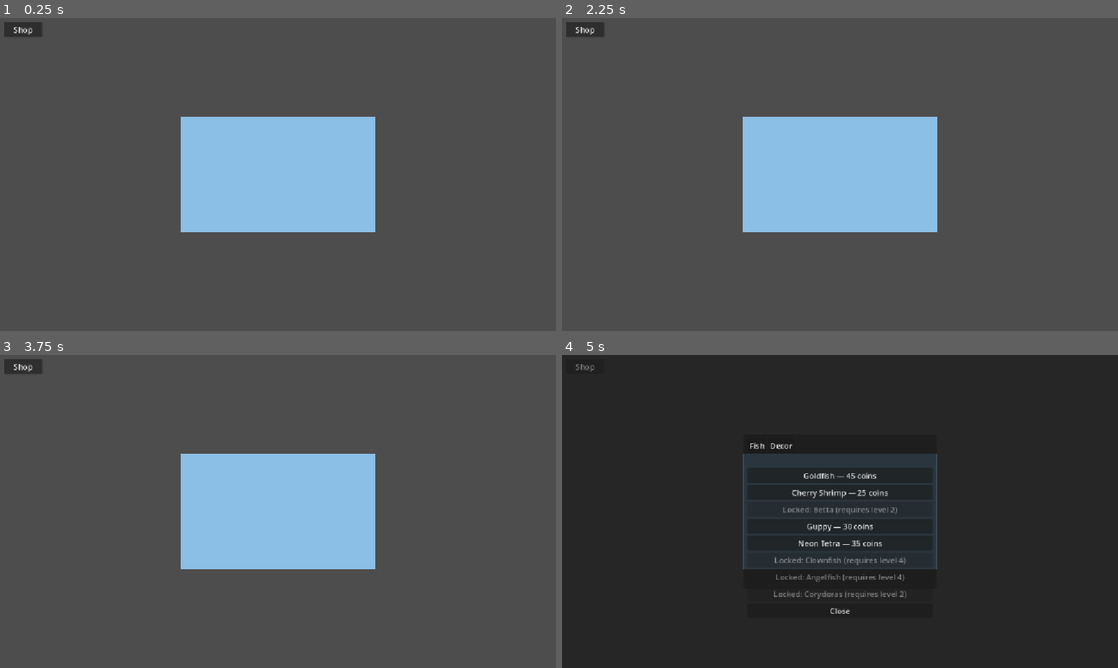
Above: before the commit, frames 1-4 (two rows, left to right).
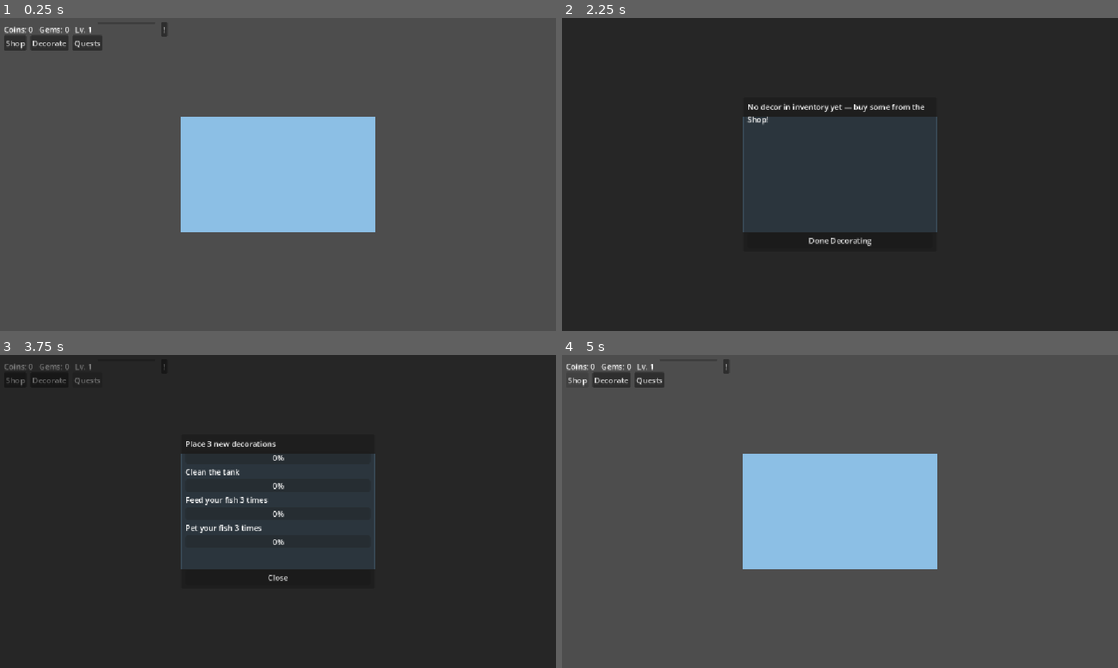
Above: after the commit, the same moments.

Repository: iqbaleff214/godot-fish-society
Game: Godot game, scene res://scenes/tank/TankView.tscn
Same seed, same stepped clock (60 frames per second), same inputs: the game is played once before the commit and once after it. The project has no main scene, so this scene is started directly.
Inputs (mouse positions are in pixels of both pictures, inside the frame that each line leads up to):
- Up to frame 1 (0.25 s): no input
- Up to frame 2 (2.25 s): click "Shop" at 0.5 s; click (728, 30) at 1.25 s, where only the run after the commit has a clickable "!"; click (612, 43) at 2 s, where only the run after the commit has a clickable "Decorate"
- Up to frame 3 (3.75 s): click (278, 577) at 2.75 s, where only the run after the commit has a clickable "Done Decorating"; click (88, 380) at 3.5 s, where only the run after the commit has a clickable "Quests"
- Up to frame 4 (5 s): click "Shop" at 4.25 s

The runs differ from the first frame. In frame 1, 1.0% of the frame differs, in the area x 0-30%, y 1-11%; in frame 2, 100%, in the area x 0-100%, y 0-100%; in frame 3, 100%; in frame 4, 99%.

Commit message:
feat: UI/HUD

Diff:
--- a/data/GameState.gd
+++ b/data/GameState.gd
@@ -1,3 +1,10 @@
 extends Node
 ## Autoload: current scene/session state (not persisted).
 ## Fields added per-feature as later tasks need them (see TASKS.md Phase 1).
+
+## True while the player is in Decorate Mode (TASKS.md 7.4). Gates
+## Decoration drag/remove (only meaningful in this mode) and Fish
+## pet / feed-drop / tank-clean (only meaningful outside it) so a single
+## click can't be interpreted as two different actions at once — the
+## "no tool-selection UI exists yet" gap flagged since task 4.
+var decorate_mode_active: bool = false
--- a/scenes/tank/TankView.tscn
+++ b/scenes/tank/TankView.tscn
@@ -1,12 +1,14 @@
-[gd_scene load_steps=6 format=3]
+[gd_scene load_steps=7 format=3]
 
 [ext_resource type="PackedScene" path="res://scenes/tank/Tank.tscn" id="1_tank"]
 [ext_resource type="Script" path="res://scripts/tank/tank_manager.gd" id="2_tank_manager"]
 [ext_resource type="Script" path="res://scripts/tank/feeding_manager.gd" id="3_feeding_manager"]
 [ext_resource type="Script" path="res://scripts/economy/shop_manager.gd" id="4_shop_manager"]
-[ext_resource type="PackedScene" path="res://scenes/ui/Shop.tscn" id="5_shop_ui"]
+[ext_resource type="PackedScene" path="res://scenes/ui/HUD.tscn" id="5_hud"]
+[ext_resource type="Script" path="res://scripts/tank/tank_view.gd" id="6_tank_view"]
 
 [node name="TankView" type="Node2D"]
+script = ExtResource("6_tank_view")
 
 [node name="Camera2D" type="Camera2D" parent="."]
 position = Vector2(200, 120)
@@ -25,11 +27,4 @@
 
 [node name="HUDAnchor" type="CanvasLayer" parent="."]
 
-[node name="OpenShopButton" type="Button" parent="HUDAnchor"]
-offset_left = 8.0
-offset_top = 8.0
-offset_right = 88.0
-offset_bottom = 40.0
-text = "Shop"
-
-[node name="Shop" parent="HUDAnchor" instance=ExtResource("5_shop_ui")]
+[node name="HUD" parent="HUDAnchor" instance=ExtResource("5_hud")]
--- /dev/null
+++ b/scenes/ui/HUD.tscn
@@ -0,0 +1,68 @@
+[gd_scene load_steps=5 format=3]
+
+[ext_resource type="Script" path="res://scripts/ui/hud.gd" id="1_script"]
+[ext_resource type="PackedScene" path="res://scenes/ui/Shop.tscn" id="2_shop"]
+[ext_resource type="PackedScene" path="res://scenes/ui/Inventory.tscn" id="3_inventory"]
+[ext_resource type="PackedScene" path="res://scenes/ui/Quests.tscn" id="4_quests"]
+
+[node name="HUD" type="Control"]
+anchor_right = 1.0
+anchor_bottom = 1.0
+mouse_filter = 2
+script = ExtResource("1_script")
+
+[node name="TopBar" type="HBoxContainer" parent="."]
+anchor_right = 1.0
+offset_left = 8.0
+offset_top = 8.0
+offset_right = -8.0
+offset_bottom = 32.0
+theme_override_constants/separation = 12
+
+[node name="CoinsLabel" type="Label" parent="TopBar"]
+layout_mode = 2
+text = "Coins: 0"
+
+[node name="GemsLabel" type="Label" parent="TopBar"]
+layout_mode = 2
+text = "Gems: 0"
+
+[node name="LevelLabel" type="Label" parent="TopBar"]
+layout_mode = 2
+text = "Lv. 1"
+
+[node name="XPBar" type="ProgressBar" parent="TopBar"]
+custom_minimum_size = Vector2(120, 0)
+layout_mode = 2
+show_percentage = false
+
+[node name="NotificationBell" type="Button" parent="TopBar"]
+layout_mode = 2
+text = "!"
+tooltip_text = "TODO: asset — notification bell (Phase 2/3, no behavior yet)"
+
+[node name="ButtonRow" type="HBoxContainer" parent="."]
+anchor_top = 0.0
+offset_left = 8.0
+offset_top = 36.0
+offset_right = 300.0
+offset_bottom = 68.0
+theme_override_constants/separation = 8
+
+[node name="ShopButton" type="Button" parent="ButtonRow"]
+layout_mode = 2
+text = "Shop"
+
+[node name="InventoryButton" type="Button" parent="ButtonRow"]
+layout_mode = 2
+text = "Decorate"
+
+[node name="QuestsButton" type="Button" parent="ButtonRow"]
+layout_mode = 2
+text = "Quests"
+
+[node name="Shop" parent="." instance=ExtResource("2_shop")]
+
+[node name="Inventory" parent="." instance=ExtResource("3_inventory")]
+
+[node name="Quests" parent="." instance=ExtResource("4_quests")]
--- /dev/null
+++ b/scenes/ui/Inventory.tscn
@@ -0,0 +1,49 @@
+[gd_scene load_steps=2 format=3]
+
+[ext_resource type="Script" path="res://scripts/ui/inventory_ui.gd" id="1_script"]
+
+[node name="Inventory" type="Control"]
+anchor_right = 1.0
+anchor_bottom = 1.0
+mouse_filter = 2
+script = ExtResource("1_script")
+
+[node name="Dimmer" type="ColorRect" parent="."]
+anchor_right = 1.0
+anchor_bottom = 1.0
+mouse_filter = 0
+color = Color(0, 0, 0, 0.5)
+
+[node name="Panel" type="Panel" parent="."]
+anchor_left = 0.5
+anchor_top = 0.5
+anchor_right = 0.5
+anchor_bottom = 0.5
+offset_left = -200.0
+offset_top = -160.0
+offset_right = 200.0
+offset_bottom = 160.0
+
+[node name="Margin" type="MarginContainer" parent="Panel"]
+anchor_right = 1.0
+anchor_bottom = 1.0
+offset_left = 8.0
+offset_top = 8.0
+offset_right = -8.0
+offset_bottom = -8.0
+
+[node name="VBox" type="VBoxContainer" parent="Panel/Margin"]
+layout_mode = 2
+
+[node name="EmptyLabel" type="Label" parent="Panel/Margin/VBox"]
+layout_mode = 2
+text = "No decor in inventory yet — buy some from the Shop!"
+autowrap_mode = 2
+
+[node name="ItemList" type="VBoxContainer" parent="Panel/Margin/VBox"]
+layout_mode = 2
+size_flags_vertical = 3
+
+[node name="DoneButton" type="Button" parent="Panel/Margin/VBox"]
+layout_mode = 2
+text = "Done Decorating"
--- /dev/null
+++ b/scenes/ui/Quests.tscn
@@ -0,0 +1,44 @@
+[gd_scene load_steps=2 format=3]
+
+[ext_resource type="Script" path="res://scripts/ui/quests_ui.gd" id="1_script"]
+
+[node name="Quests" type="Control"]
+anchor_right = 1.0
+anchor_bottom = 1.0
+mouse_filter = 2
+script = ExtResource("1_script")
+
+[node name="Dimmer" type="ColorRect" parent="."]
+anchor_right = 1.0
+anchor_bottom = 1.0
+mouse_filter = 0
+color = Color(0, 0, 0, 0.5)
+
+[node name="Panel" type="Panel" parent="."]
+anchor_left = 0.5
+anchor_top = 0.5
+anchor_right = 0.5
+anchor_bottom = 0.5
+offset_left = -200.0
+offset_top = -160.0
+offset_right = 200.0
+offset_bottom = 160.0
+
+[node name="Margin" type="MarginContainer" parent="Panel"]
+anchor_right = 1.0
+anchor_bottom = 1.0
+offset_left = 8.0
+offset_top = 8.0
+offset_right = -8.0
+offset_bottom = -8.0
+
+[node name="VBox" type="VBoxContainer" parent="Panel/Margin"]
+layout_mode = 2
+
+[node name="QuestList" type="VBoxContainer" parent="Panel/Margin/VBox"]
+layout_mode = 2
+size_flags_vertical = 3
+
+[node name="CloseButton" type="Button" parent="Panel/Margin/VBox"]
+layout_mode = 2
+text = "Close"
--- a/scripts/economy/shop_ui.gd
+++ b/scripts/economy/shop_ui.gd
@@ -1,14 +1,14 @@
 class_name ShopUI
 extends Control
-## Shop panel controller (TASKS.md 5.3): tab switch, full catalog list with
-## locked items shown-but-disabled, purchase attempt + feedback. Task 7.2
-## owns polishing this into the full HUD/modal-stacking flow — this is the
-## functional core.
+## Shop panel controller (TASKS.md 5.3/7.2): tab switch, full catalog list
+## with locked items shown-but-disabled, purchase attempt + feedback,
+## single-modal coordination via HUD (open()/close() called externally).
 
 enum Tab { FISH, DECOR }
 
-@export var shop_manager_path: NodePath = ^"../../ShopManager"
-@onready var shop_manager: ShopManager = get_node_or_null(shop_manager_path)
+## Assigned externally by tank_view.gd after instancing (TASKS.md 7.1) —
+## simpler and less fragile than a NodePath tied to exact scene nesting depth.
+var shop_manager: ShopManager
 
 @onready var fish_tab_button: Button = $Panel/Margin/VBox/TabRow/FishTabButton
 @onready var decor_tab_button: Button = $Panel/Margin/VBox/TabRow/DecorTabButton
@@ -26,12 +26,6 @@
 	decor_tab_button.pressed.connect(_switch_tab.bind(Tab.DECOR))
 	close_button.pressed.connect(close)
 	dimmer.gui_input.connect(_on_dimmer_input)
-
-	# Placeholder open-trigger until task 7.1's real HUD exists — see
-	# TankView.tscn's "OpenShopButton" sibling under HUDAnchor.
-	var trigger := get_parent().get_node_or_null("OpenShopButton")
-	if trigger != null:
-		trigger.pressed.connect(open)
 
 
 func open() -> void:
@@ -55,10 +49,14 @@
 
 
 func _refresh_list() -> void:
-	# Immediate free (not queue_free) so back-to-back tab switches within the
-	# same frame can't see stale not-yet-freed buttons via get_children().
+	# remove_child() first so get_children() reflects the change immediately
+	# (avoids stale-children bugs on back-to-back refreshes within one
+	# frame), then queue_free() to actually destroy them — plain free()
+	# can error if this ever runs from inside one of these buttons' own
+	# "pressed" handler (Godot won't free an object mid-signal-call).
 	for child in item_list.get_children():
-		child.free()
+		item_list.remove_child(child)
+		child.queue_free()
 
 	if shop_manager == null:
 		return
--- a/scripts/fish/fish.gd
+++ b/scripts/fish/fish.gd
@@ -134,6 +134,8 @@
 
 
 func _on_click_area_input_event(_viewport: Node, event: InputEvent, _shape_idx: int) -> void:
+	if GameState.decorate_mode_active:
+		return
 	if not (event is InputEventMouseButton):
 		return
 	var mb := event as InputEventMouseButton
--- a/scripts/tank/decoration.gd
+++ b/scripts/tank/decoration.gd
@@ -60,6 +60,8 @@
 
 
 func _on_click_area_input_event(_viewport: Node, event: InputEvent, _shape_idx: int) -> void:
+	if not GameState.decorate_mode_active:
+		return
 	if not (event is InputEventMouseButton):
 		return
 	var mb := event as InputEventMouseButton
@@ -75,6 +77,10 @@
 
 func _unhandled_input(event: InputEvent) -> void:
 	if not _dragging:
+		return
+	if not GameState.decorate_mode_active:
+		_dragging = false
+		_end_drag()
 		return
 	if event is InputEventMouseMotion:
 		global_position = get_global_mouse_position() - _drag_offset
--- a/scripts/tank/feeding_manager.gd
+++ b/scripts/tank/feeding_manager.gd
@@ -2,9 +2,10 @@
 extends Node
 ## Feed action: click in the tank's water to drop food; the nearest fish
 ## below HUNGER_THRESHOLD swims to it and eats (TASKS.md 4.1).
-## MVP placeholder: any click in the water drops food. Once a food/inventory
-## selection UI exists (5.3/7.2), this should gate on "a food item is
-## selected" first rather than firing on every click.
+## MVP placeholder: any click in the water drops food (gated off only by
+## Decorate Mode, TASKS.md 7.4). Once a food-selection UI exists, this
+## should also gate on "a food item is selected" rather than firing on
+## every click.
 
 const FOOD_SCENE: PackedScene = preload("res://scenes/tank/Food.tscn")
 const HUNGER_THRESHOLD := 90.0
@@ -14,6 +15,8 @@
 
 
 func _unhandled_input(event: InputEvent) -> void:
+	if GameState.decorate_mode_active:
+		return
 	if not (event is InputEventMouseButton):
 		return
 	var mb := event as InputEventMouseButton
--- a/scripts/tank/tank.gd
+++ b/scripts/tank/tank.gd
@@ -83,12 +83,13 @@
 
 
 func _on_glass_click_area_input_event(_viewport: Node, event: InputEvent, _shape_idx: int) -> void:
-	# GlassClickArea deliberately spans the whole tank (you can wipe the
-	# glass anywhere), so it can overlap Fish/Decoration click areas at the
-	# same point. Bail if one of those more-specific handlers already
-	# claimed this input. (No UI tool-selection exists yet — TASKS.md 5.3/7.x
-	# — to explicitly disambiguate "feed" vs "clean" vs "pet" intent; this
-	# ordering guard is the best available MVP-placeholder resolution.)
+	# Care actions (clean/feed/pet) only apply outside Decorate Mode
+	# (TASKS.md 7.4). GlassClickArea also deliberately spans the whole tank
+	# (you can wipe the glass anywhere), so it can overlap Fish/Decoration
+	# click areas at the same point — bail if one of those more-specific
+	# handlers already claimed this input.
+	if GameState.decorate_mode_active:
+		return
 	if get_viewport().is_input_handled():
 		return
 	if not (event is InputEventMouseButton):
--- /dev/null
+++ b/scripts/tank/tank_view.gd
@@ -0,0 +1,13 @@
+extends Node2D
+## Root gameplay scene (TASKS.md 2.2). Wires cross-references between
+## sibling managers and the HUD's panels after everything's instanced —
+## simpler and less fragile than NodePath math tied to exact nesting depth.
+
+@onready var tank_manager: TankManager = $TankManager
+@onready var shop_manager: ShopManager = $ShopManager
+@onready var hud: HUD = $HUDAnchor/HUD
+
+
+func _ready() -> void:
+	hud.shop_ui.shop_manager = shop_manager
+	hud.inventory_ui.tank_manager = tank_manager
--- /dev/null
+++ b/scripts/ui/hud.gd
@@ -0,0 +1,84 @@
+class_name HUD
+extends Control
+## Persistent HUD overlay (TASKS.md 7.1): currency/XP display driven purely
+## by EventBus signals (no polling), mode buttons, and single-modal
+## coordination across Shop/Inventory/Quests (TASKS.md 7.2/7.3/7.4/7.5) —
+## opening one closes any other that's open. Opening Inventory also enters
+## Decorate Mode and hides this HUD's own top bar/buttons ("hides HUD
+## clutter" per 7.4's DoD); closing it exits Decorate Mode again.
+
+@onready var top_bar: Control = $TopBar
+@onready var coins_label: Label = $TopBar/CoinsLabel
+@onready var gems_label: Label = $TopBar/GemsLabel
+@onready var level_label: Label = $TopBar/LevelLabel
+@onready var xp_bar: ProgressBar = $TopBar/XPBar
+@onready var notification_bell: Button = $TopBar/NotificationBell  # TODO: stub for Phase 2/3, no behavior yet
+
+@onready var button_row: Control = $ButtonRow
+@onready var shop_button: Button = $ButtonRow/ShopButton
+@onready var inventory_button: Button = $ButtonRow/InventoryButton
+@onready var quests_button: Button = $ButtonRow/QuestsButton
+
+@onready var shop_ui: ShopUI = $Shop
+@onready var inventory_ui: InventoryUI = $Inventory
+@onready var quests_ui: QuestsUI = $Quests
+
+
+func _ready() -> void:
+	shop_button.pressed.connect(_open_panel.bind(shop_ui))
+	quests_button.pressed.connect(_open_panel.bind(quests_ui))
+	inventory_button.pressed.connect(_open_decorate_mode)
+	inventory_ui.closed.connect(_on_inventory_closed)
+
+	EventBus.currency_changed.connect(_on_currency_changed)
+	EventBus.level_up.connect(_on_level_up)
+
+	_refresh_currency()
+	_refresh_xp()
+
+
+func _refresh_currency() -> void:
+	coins_label.text = "Coins: %d" % PlayerData.coins
+	gems_label.text = "Gems: %d" % PlayerData.gems
+
+
+func _refresh_xp() -> void:
+	level_label.text = "Lv. %d" % PlayerData.level
+	var current_floor := PlayerLevel.xp_required_for_level(PlayerData.level)
+	var next_floor := PlayerLevel.xp_required_for_level(PlayerData.level + 1)
+	xp_bar.min_value = 0
+	xp_bar.max_value = maxi(next_floor - current_floor, 1)
+	xp_bar.value = PlayerData.xp - current_floor
+
+
+func _on_currency_changed(_type: DecorItem.CurrencyType, _new_amount: int) -> void:
+	_refresh_currency()
+
+
+func _on_level_up(_new_level: int) -> void:
+	_refresh_xp()
+
+
+func _open_panel(panel: Control) -> void:
+	_close_all_panels()
+	panel.open()
+
+
+func _open_decorate_mode() -> void:
+	_close_all_panels()
+	GameState.decorate_mode_active = true
+	top_bar.visible = false
+	button_row.visible = false
+	inventory_ui.open()
+
+
+func _on_inventory_closed() -> void:
+	GameState.decorate_mode_active = false
+	top_bar.visible = true
+	button_row.visible = true
+
+
+func _close_all_panels() -> void:
+	shop_ui.close()
+	inventory_ui.close()
+	quests_ui.close()
--- /dev/null
+++ b/scripts/ui/inventory_ui.gd
@@ -0,0 +1,74 @@
+class_name InventoryUI
+extends Control
+## Inventory panel (TASKS.md 5.4/7.3) that doubles as the Decorate Mode UI
+## (TASKS.md 7.4): selecting an item places it in the tank at a default
+## position, then Decoration's own drag-to-reposition (gated on
+## GameState.decorate_mode_active, TASKS.md 2.3/7.4) lets the player fine
+## -tune it. Closing this panel exits Decorate Mode (HUD listens for
+## `closed`) — "persists layout to PlayerData" per the 7.4 DoD has nothing
+## to persist to yet (task 8.1 owns the save schema), so there's no explicit
+## save call here; the tank's live node state already reflects the layout.
+
+signal closed
+
+const DEFAULT_PLACEMENT_POSITION := Vector2(200, 150)
+
+## Assigned externally by tank_view.gd after instancing (TASKS.md 7.1).
+var tank_manager: TankManager
+
+@onready var dimmer: ColorRect = $Dimmer
+@onready var item_list: VBoxContainer = $Panel/Margin/VBox/ItemList
+@onready var empty_label: Label = $Panel/Margin/VBox/EmptyLabel
+@onready var done_button: Button = $Panel/Margin/VBox/DoneButton
+
+
+func _ready() -> void:
+	visible = false
+	done_button.pressed.connect(close)
+	dimmer.gui_input.connect(_on_dimmer_input)
+
+
+func open() -> void:
+	visible = true
+	_refresh_list()
+
+
+func close() -> void:
+	visible = false
+	closed.emit()
+
+
+func _on_dimmer_input(event: InputEvent) -> void:
+	if event is InputEventMouseButton and event.pressed:
+		close()
+
+
+func _refresh_list() -> void:
+	# remove_child() first so get_children() reflects the change immediately
+	# (avoids stale-children bugs on back-to-back refreshes within one
+	# frame — see ShopUI's _refresh_list), then queue_free() to actually
+	# destroy them — plain free() would error here since this can run from
+	# inside the very button's own "pressed" signal handler (_place_item),
+	# and Godot won't free an object still processing a signal call.
+	for child in item_list.get_children():
+		item_list.remove_child(child)
+		child.queue_free()
+
+	empty_label.visible = PlayerData.inventory.is_empty()
+
+	for item: DecorItem in PlayerData.inventory:
+		_add_item_row(item)
+
+
+func _add_item_row(item: DecorItem) -> void:
+	var button := Button.new()
+	button.text = "Place: %s" % item.display_name
+	button.pressed.connect(_place_item.bind(item))
+	item_list.add_child(button)
+
+
+func _place_item(item: DecorItem) -> void:
+	if tank_manager == null:
+		return
+	tank_manager.place_decor_from_inventory(item, DEFAULT_PLACEMENT_POSITION)
+	_refresh_list()
--- /dev/null
+++ b/scripts/ui/quests_ui.gd
@@ -0,0 +1,67 @@
+class_name QuestsUI
+extends Control
+## Quests panel (TASKS.md 7.5): one row per PlayerData.quest_definitions
+## entry, progress bar sourced from PlayerData.quest_progress, completed
+## quests visually distinct (green title + "[DONE]" prefix).
+
+signal closed
+
+@onready var dimmer: ColorRect = $Dimmer
+@onready var quest_list: VBoxContainer = $Panel/Margin/VBox/QuestList
+@onready var close_button: Button = $Panel/Margin/VBox/CloseButton
+
+const COMPLETED_COLOR := Color(0.4, 1.0, 0.4)
+
+
+func _ready() -> void:
+	visible = false
+	close_button.pressed.connect(close)
+	dimmer.gui_input.connect(_on_dimmer_input)
+
+
+func open() -> void:
+	visible = true
+	_refresh_list()
+
+
+func close() -> void:
+	visible = false
+	closed.emit()
+
+
+func _on_dimmer_input(event: InputEvent) -> void:
+	if event is InputEventMouseButton and event.pressed:
+		close()
+
+
+func _refresh_list() -> void:
+	# remove_child() + queue_free(), not plain free() — see ShopUI's
+	# _refresh_list for why.
+	for child in quest_list.get_children():
+		quest_list.remove_child(child)
+		child.queue_free()
+
+	for quest: QuestDefinition in PlayerData.quest_definitions:
+		_add_quest_row(quest)
+
+
+func _add_quest_row(quest: QuestDefinition) -> void:
+	var progress: Dictionary = PlayerData.quest_progress.get(quest.id, {"count": 0, "completed": false})
+	var count: int = progress.get("count", 0)
+	var completed: bool = progress.get("completed", false)
+
+	var row := VBoxContainer.new()
+
+	var title_label := Label.new()
+	title_label.text = ("[DONE] " if completed else "") + quest.title
+	if completed:
+		title_label.modulate = COMPLETED_COLOR
+	row.add_child(title_label)
+
+	var bar := ProgressBar.new()
+	bar.min_value = 0
+	bar.max_value = quest.target_count
+	bar.value = mini(count, quest.target_count)
+	row.add_child(bar)
+
+	quest_list.add_child(row)
Not shown, added: .claude/settings.json
Not shown, added: scripts/tank/tank_view.gd.uid
Not shown, added: scripts/ui/hud.gd.uid
Not shown, added: scripts/ui/inventory_ui.gd.uid
Not shown, added: scripts/ui/quests_ui.gd.uid
Not shown, changed: TASKS.md
